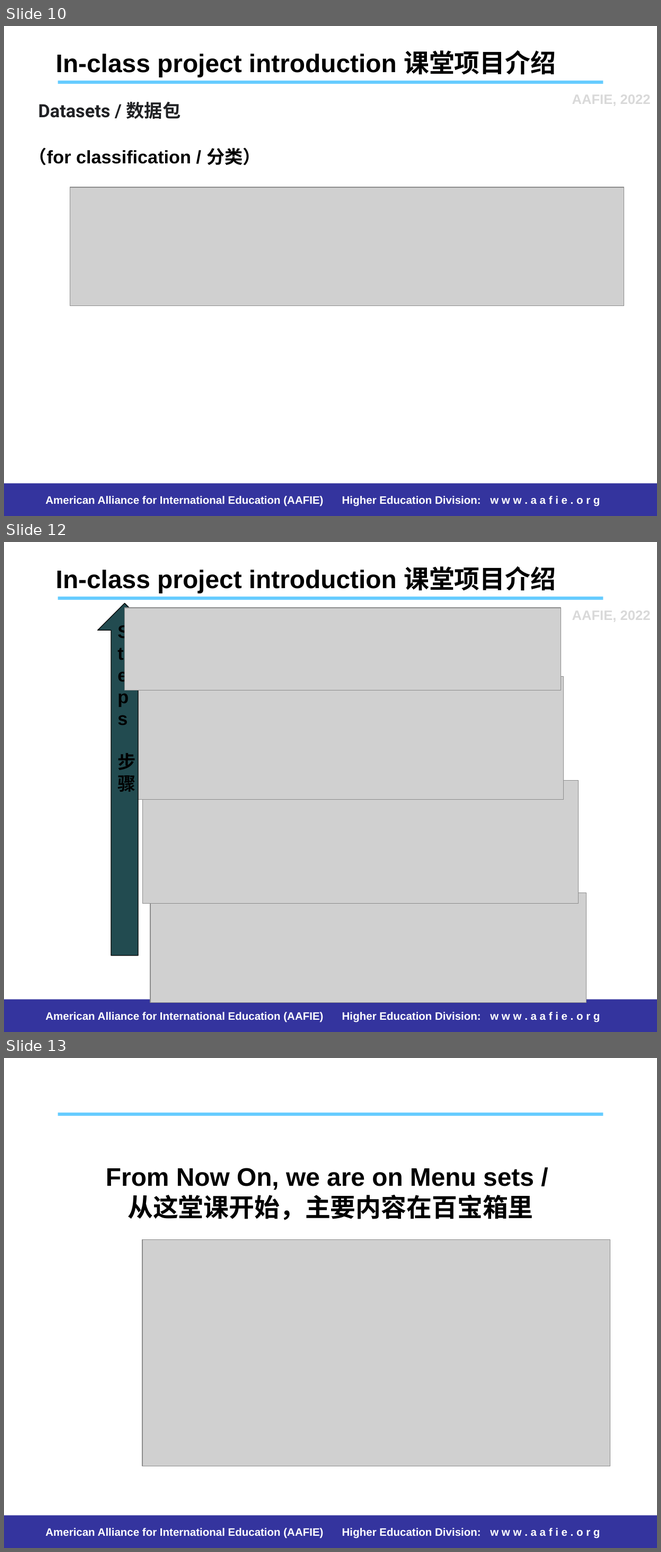
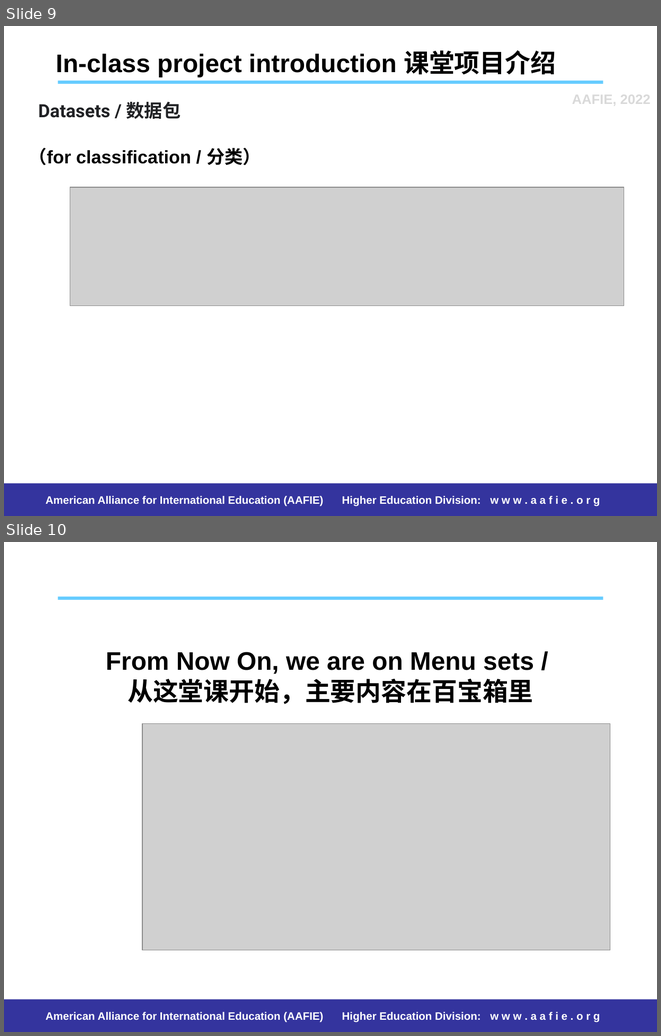
Before and after one commit to stemproaca/pdm, a slide deck: Classes/20221003.pptx. Shown one above the other, each under a label of ours: slides 10, 12 and 13 before the commit, slides 9 and 10 after it; the slides between them are not shown. The pictures are 661x1552 and 661x1036 pixels, drawn with LibreOffice and Linux fonts; fonts in the diff are those of the drawing; grey boxes stand for pictures. Boxes give left, top, right and bottom in pixels: in the first picture for what was removed or moved away, otherwise in the second. Text is boxed around its words. In the diff, an @@ line names an element or a change of style, - is before the commit and + after.

```diff
--- a/Classes/20221003.pptx
+++ b/Classes/20221003.pptx
@@ slide 12 removed at [4,542,657,1032], background #FFFFFF; not listed: 2 template elements that a slide beside it also shows @@
@@ text removed at [56,566,556,593] @@
-In-class project introduction 课堂项目介绍
@@ up arrow removed at [97,603,151,955] @@
-Steps
-步骤
@@ picture removed at [125,608,561,690] @@
@@ text removed at [572,608,651,623] @@
-AAFIE, 2022
@@ picture removed at [127,677,564,800] @@
@@ picture removed at [142,780,579,904] @@
@@ picture removed at [150,893,586,1003] @@
@@ what was slide 10 is now slide 9 @@
@@ what was slide 13 is now slide 10 @@
```
Also in this commit, not shown: 2 other slides removed, 5 other files.
